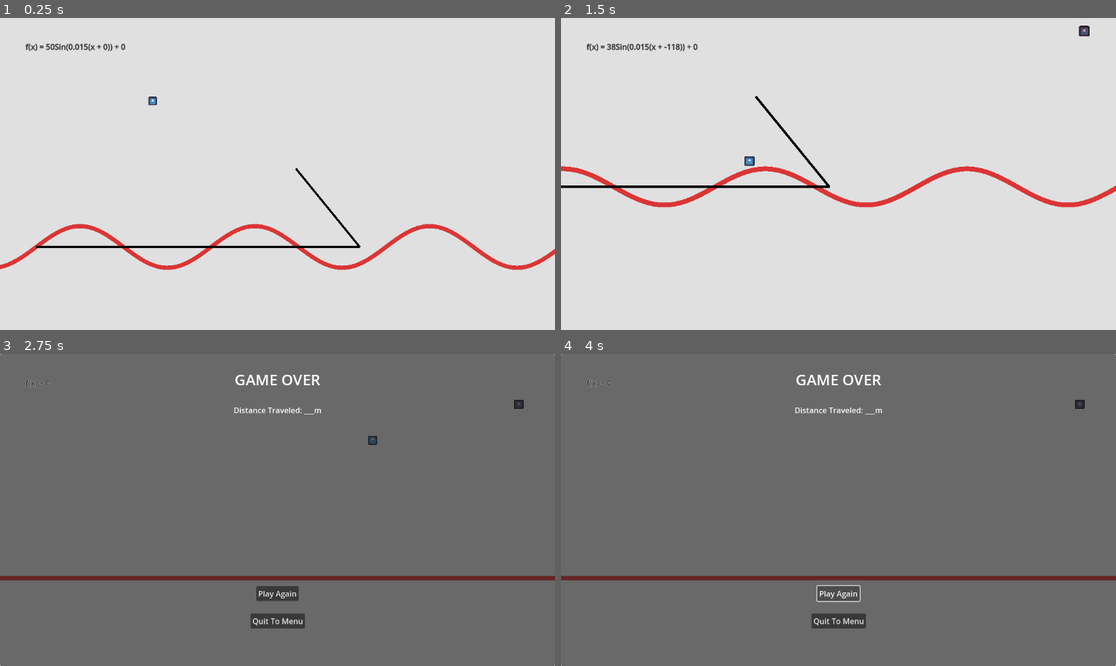
Above: before the commit, frames 1-4 (two rows, left to right).
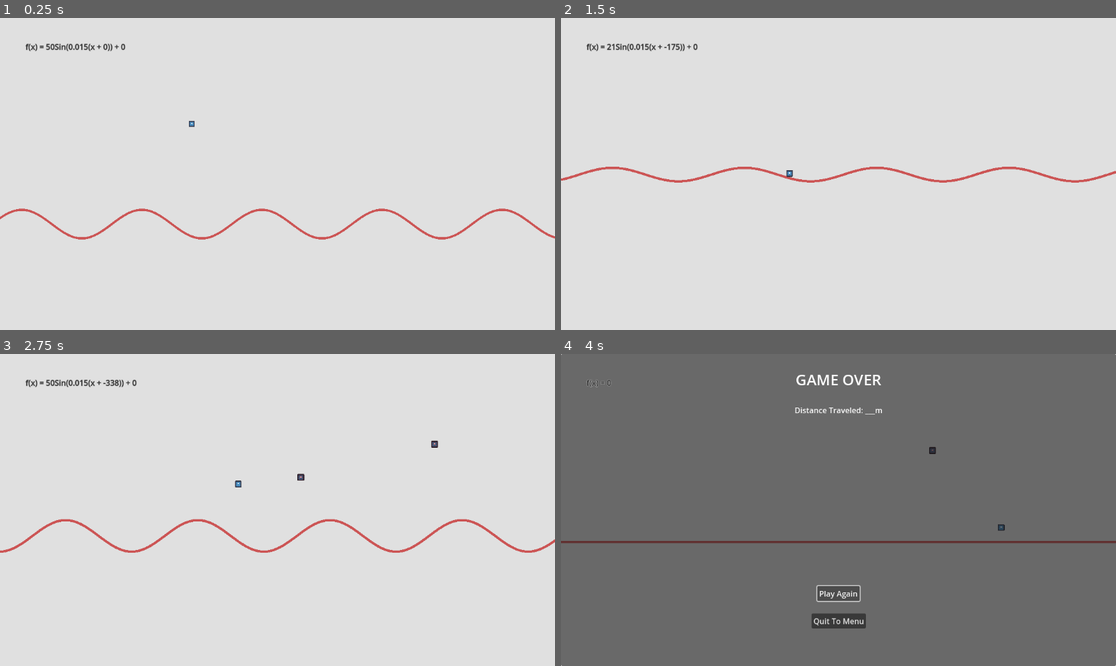
Above: after the commit, the same moments.

Repository: WillowMire/2025GameOffJam
Game: Godot game, scene res://scenes/arcade.tscn
Two runs of this game, one before a commit and one after it. Both use one fixed random seed, a clock stepped at 60 frames per second and the inputs below. The engine's default icon, where the game draws it, is replaced by a stand-in: a white triangle on a blue panel in a dark square.
Inputs (mouse positions are in pixels of both pictures, inside the frame that each line leads up to):
- Up to frame 1 (0.25 s): no input
- Up to frame 2 (1.5 s): hold Right (right) 0.53-1.28 s; hold Down (down) from 1.28 s (still down)
- Up to frame 3 (2.75 s): release Down (down) at 2.03 s; hold Right (right) from 2.03 s (still down)
- Up to frame 4 (4 s): release Right (right) at 2.75 s; click (838, 594) at 2.75 s, where only the run before the commit has a clickable "Play Again"; click "Play Again" at 3.5 s

The runs differ from the first frame. In frame 1, 3.2% of the frame differs, in the area x 0-100%, y 25-81%; in frame 2, 3.3%; in frame 3, 100%, in the area x 0-100%, y 0-100%; in frame 4, 2.3%.

Commit message:
added grid lines to background, adjusted player movement a lot to feel a lot better

Diff:
--- a/game-off-2025-sine-wave-game/scenes/arcade.tscn
+++ b/game-off-2025-sine-wave-game/scenes/arcade.tscn
@@ -1,13 +1,14 @@
-[gd_scene load_steps=13 format=3 uid="uid://c6uubfh172683"]
+[gd_scene load_steps=15 format=3 uid="uid://c6uubfh172683"]
 
 [ext_resource type="Script" uid="uid://cafxbpaqogk35" path="res://scripts/arcade_main.gd" id="1_wer3u"]
 [ext_resource type="Script" uid="uid://u51sserba3tc" path="res://scripts/object_generation.gd" id="2_8hgfh"]
 [ext_resource type="Script" uid="uid://dltuvs015dqlb" path="res://scripts/cam_guide.gd" id="3_utn3h"]
 [ext_resource type="Script" uid="uid://11hk1me442cd" path="res://scripts/player_object.gd" id="4_cmngb"]
 [ext_resource type="Texture2D" uid="uid://d1oh54iesvoeo" path="res://icon.svg" id="5_0ukt7"]
+[ext_resource type="Texture2D" uid="uid://ph1epmacmkby" path="res://grid_2.png" id="6_8hgfh"]
 
 [sub_resource type="Curve" id="Curve_658re"]
-_data = [Vector2(0, 0), 0.0, 5.515918, 0, 0, Vector2(0.116279095, 0.516854), 2.604787, 2.604787, 0, 0, Vector2(0.50000006, 1), 0.0, 0.0, 0, 0]
+_data = [Vector2(0, 0), 0.0, 5.515918, 0, 0, Vector2(0.09302327, 0.5617978), 2.604787, 2.604787, 0, 0, Vector2(0.36046514, 1), 0.0, 0.0, 0, 0]
 point_count = 3
 
 [sub_resource type="PhysicsMaterial" id="PhysicsMaterial_658re"]
@@ -15,6 +16,9 @@
 absorbent = true
 
 [sub_resource type="CircleShape2D" id="CircleShape2D_4ltp0"]
+
+[sub_resource type="CircleShape2D" id="CircleShape2D_8hgfh"]
+radius = 12.0
 
 [sub_resource type="PhysicsMaterial" id="PhysicsMaterial_4ltp0"]
 friction = 0.0
@@ -39,17 +43,17 @@
 line = NodePath("SinWave")
 a_var = 50.0
 b_var = 0.015
-min_control_speed = 100.0
+min_control_speed = 200.0
 max_control_speed = 250.0
 v_move_curve = SubResource("Curve_658re")
-v_up_multiplier = 0.65
-v_down_multiplier = 1.75
-h_move_control_lerp_time = 1.0
+v_up_multiplier = 0.3
+v_down_multiplier = 1.8
+h_move_control_lerp_time = 0.5
 
 [node name="ObjectGeneration" type="Node2D" parent="." node_paths=PackedStringArray("cam")]
 script = ExtResource("2_8hgfh")
 cam = NodePath("../CamGuide/MainCam")
-y_spawn_range = Vector2(-100, -600)
+y_spawn_range = Vector2(150, -600)
 spawn_base_interval = 1.0
 interval_random_variance = 0.2
 
@@ -64,6 +68,7 @@
 
 [node name="MainCam" type="Camera2D" parent="CamGuide"]
 offset = Vector2(300, 0)
+zoom = Vector2(0.655, 0.655)
 limit_enabled = false
 position_smoothing_speed = 2.0
 drag_horizontal_enabled = true
@@ -80,8 +85,9 @@
 max_contacts_reported = 1
 script = ExtResource("4_cmngb")
 game_node = NodePath("..")
-col_force_mult = 110.0
-downhill_force_mult = 1.5
+col_impulse_mult = 30.0
+col_force_mult = 20.0
+downhill_force_mult = 1.25
 
 [node name="CollisionShape2D" type="CollisionShape2D" parent="PlayerObject"]
 z_index = 2
@@ -93,10 +99,17 @@
 texture = ExtResource("5_0ukt7")
 region_rect = Rect2(3.105, 0, 115.895, 127.5)
 
+[node name="Area2D" type="Area2D" parent="PlayerObject"]
+collision_mask = 4
+
+[node name="CollisionShape2D" type="CollisionShape2D" parent="PlayerObject/Area2D"]
+shape = SubResource("CircleShape2D_8hgfh")
+debug_color = Color(0.66528, 0.5147997, 1.92523e-07, 0.41960785)
+
 [node name="SinWave" type="Line2D" parent="."]
 points = PackedVector2Array(0, 0, 1153, 0)
-width = 9.945
-default_color = Color(0.86, 0.2064, 0.2064, 1)
+width = 7.625
+default_color = Color(0.8, 0.32800004, 0.32800004, 1)
 
 [node name="WaveCollision" type="RigidBody2D" parent="."]
 position = Vector2(1, 0)
@@ -319,14 +332,35 @@
 text = "Play Again
 "
 
-[node name="y = 0" type="Line2D" parent="."]
-points = PackedVector2Array(0, 0, 775, 0, 622, -188)
-width = 5.0
-default_color = Color(0, 0, 0, 1)
-
-[node name="GridVisualController" type="Node2D" parent="."]
+[node name="ParalaxBackgrounds" type="Node2D" parent="."]
+visible = false
+position = Vector2(574, 325)
+
+[node name="Parallax2D" type="Parallax2D" parent="ParalaxBackgrounds"]
+z_index = -5
+scale = Vector2(2, 2)
+repeat_size = Vector2(100, 100)
+repeat_times = 15
+
+[node name="Sprite2D" type="Sprite2D" parent="ParalaxBackgrounds/Parallax2D"]
+modulate = Color(0.4, 0.4, 0.4, 1)
+texture = ExtResource("6_8hgfh")
+
+[node name="Parallax2D2" type="Parallax2D" parent="ParalaxBackgrounds"]
+z_index = -5
+scale = Vector2(0.5, 0.5)
+scroll_scale = Vector2(0.4, 0.4)
+scroll_offset = Vector2(-111, -11)
+repeat_size = Vector2(100, 100)
+repeat_times = 60
+
+[node name="Sprite2D" type="Sprite2D" parent="ParalaxBackgrounds/Parallax2D2"]
+modulate = Color(0.61, 0.61, 0.61, 1)
+texture = ExtResource("6_8hgfh")
 
 [connection signal="body_entered" from="PlayerObject" to="PlayerObject" method="_on_body_entered"]
+[connection signal="body_entered" from="PlayerObject/Area2D" to="PlayerObject" method="_on_area_2d_body_entered"]
+[connection signal="body_exited" from="PlayerObject/Area2D" to="PlayerObject" method="_on_area_2d_body_exited"]
 [connection signal="text_submitted" from="CanvasLayer/DEBUG/A_Edit" to="." method="_on_a_edit_text_submitted"]
 [connection signal="text_submitted" from="CanvasLayer/DEBUG/B_Edit" to="." method="_on_b_edit_text_submitted"]
 [connection signal="text_submitted" from="CanvasLayer/DEBUG/C_Edit" to="." method="_on_c_edit_text_submitted"]
--- a/game-off-2025-sine-wave-game/scripts/arcade_main.gd
+++ b/game-off-2025-sine-wave-game/scripts/arcade_main.gd
@@ -5,10 +5,6 @@
 @export var player : RigidBody2D
 @export var cam : Camera2D
 @export var sin_label : Label
-
-# GOAL
-# add dynamic grid drawing system, so it looks like you're on a graph, style it similar to desmos
-# add 0 enemy
 
 var sin_collision : CollisionShape2D
 var seg : SegmentShape2D
--- a/game-off-2025-sine-wave-game/scripts/player_object.gd
+++ b/game-off-2025-sine-wave-game/scripts/player_object.gd
@@ -2,17 +2,25 @@
 class_name _PlayerObject
 
 @export var game_node : _ArcadeMain
+@export var col_impulse_mult : float
 @export var col_force_mult : float
 @export var downhill_force_mult : float
 var collided : bool
 var col_timer : float
 
+@warning_ignore("unused_signal")
 signal game_end(end_type_name : String)
 
 func _process(delta: float) -> void:
 	if game_node.game_ended:
 		self.physics_material_override.absorbent = false
 		self.physics_material_override.friction = 0.5
+	if collided:
+		var d = 1
+		var dir = Vector2(1, game_node.sin_derivative_math(self.global_position.x))
+		if dir.y > 0:
+			d = downhill_force_mult
+		self.apply_central_force(dir.normalized() * col_force_mult * d)
 	col_timer -= delta
 	if col_timer < 0:
 		collided = false
@@ -23,13 +31,28 @@
 	if body.get_collision_layer() == 2:
 		print("col_enem")
 	# wave detection
+	#if collided: pass #do this for animation
+	#collided = true
+	#col_timer = 1
+	#if body.name == "WaveCollision":
+		#var d = 1
+		#var dir = Vector2(1, game_node.sin_derivative_math(self.global_position.x))
+		#if dir.y > 0:
+			#d = downhill_force_mult
+		#self.apply_central_impulse(dir.normalized() * col_impulse_mult * d)
+
+
+func _on_area_2d_body_entered(body: Node2D) -> void:
 	if collided: pass #do this for animation
 	collided = true
-	col_timer = 0.25
+	col_timer = 1
 	if body.name == "WaveCollision":
-		self.linear_velocity = Vector2(0, 0)
 		var d = 1
 		var dir = Vector2(1, game_node.sin_derivative_math(self.global_position.x))
 		if dir.y > 0:
 			d = downhill_force_mult
-		self.apply_impulse(dir.normalized() * col_force_mult * d)
+		self.apply_central_impulse(dir.normalized() * col_impulse_mult * d)
+
+
+func _on_area_2d_body_exited(body: Node2D) -> void:
+	collided = false
Binary file added: game-off-2025-sine-wave-game/grid.png
Not shown, added: game-off-2025-sine-wave-game/grid.png.import
Binary file added: game-off-2025-sine-wave-game/grid_2.png
Not shown, added: game-off-2025-sine-wave-game/grid_2.png.import
